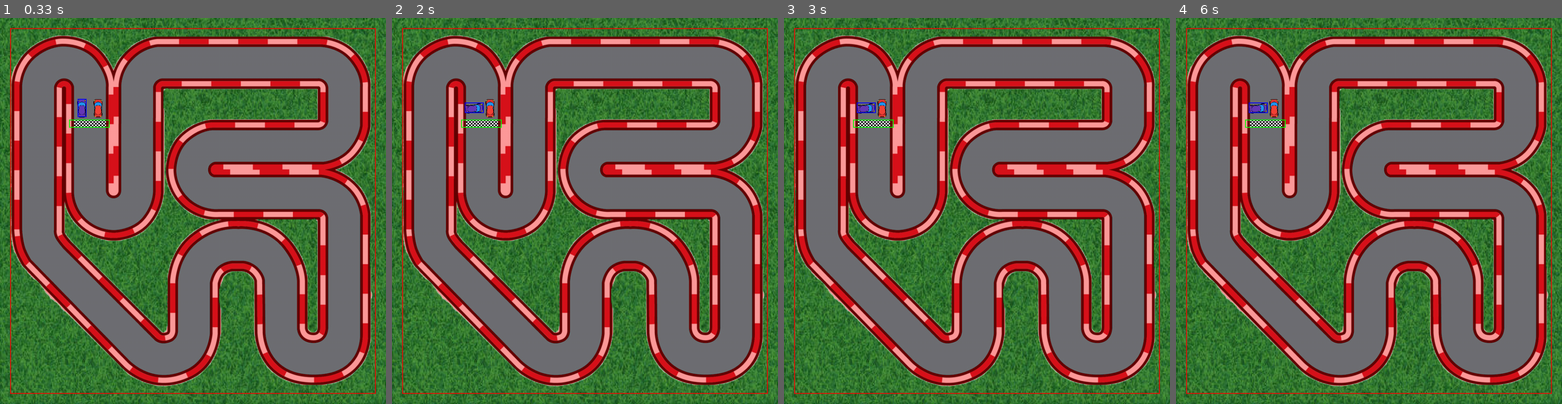
Above: before the commit, frames 1-4 (left to right).
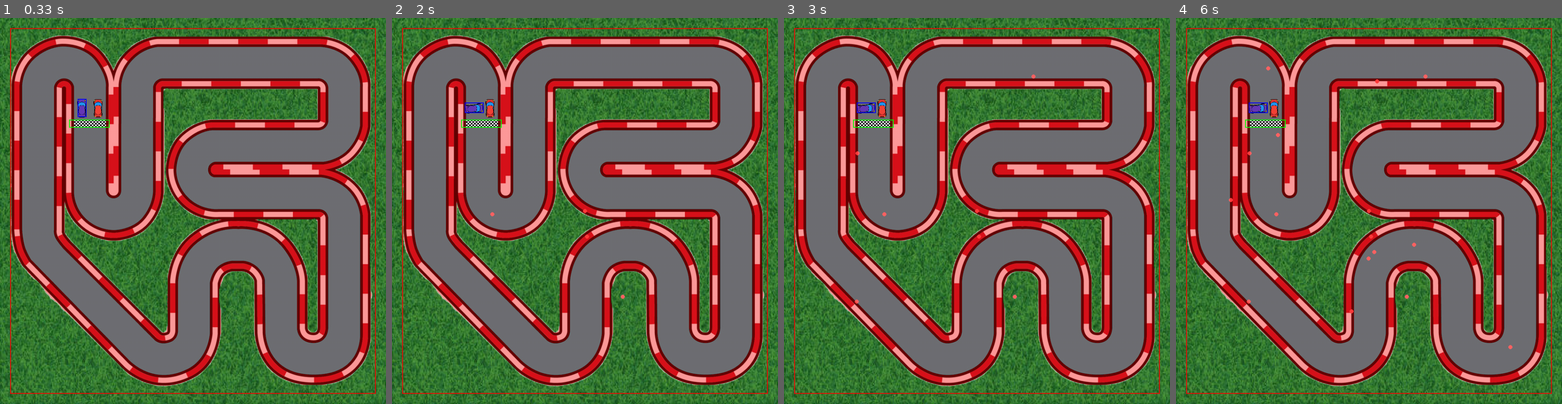
Above: after the commit, the same moments.

Repository: AmirmasoudCS/Pygame-Course
Game: pygame game, started from project_04/main.py
Same seed, same stepped clock (60 frames per second), same inputs: the game is played once before the commit and once after it.
Inputs (mouse positions are in pixels of both pictures, inside the frame that each line leads up to):
- Up to frame 1 (0.33 s): no input
- Up to frame 2 (2 s): click (585, 211) at 0.38 s; hold D 0.67-1.13 s; move the mouse to (569, 226) at 0.7 s; click (585, 238) at 1.22 s; click (492, 214) at 1.55 s; click (623, 295) at 1.88 s
- Up to frame 3 (3 s): click (857, 153) at 2.22 s; click (857, 299) at 2.55 s; click (1034, 75) at 2.88 s
- Up to frame 4 (6 s): click (1511, 346) at 3.22 s; click (1415, 245) at 3.55 s; click (1268, 68) at 3.88 s; click (1376, 79) at 4.22 s; click (1276, 133) at 4.55 s; click (1230, 199) at 4.88 s; click (1349, 311) at 5.22 s; click (1372, 253) at 5.55 s; click (1369, 257) at 5.88 s

Frame 1 is identical in both runs. In frame 2, less than 0.1% of the frame differs, in the area x 25-61%, y 49-73%; in frame 3, less than 0.1%; in frame 4, 0.2%, in the area x 13-88%, y 12-86%.

Commit message:
Adding a functionality to our loop to get the positions of the car

Diff:
--- a/project_04/main.py
+++ b/project_04/main.py
@@ -242,6 +242,10 @@
             if event.type == pygame.QUIT:
                 run = False
 
+            if event.type == pygame.MOUSEBUTTONDOWN:
+                pos = pygame.mouse.get_pos()
+                computer_car.path.append(pos)
+
         move_player(player_car)
 
         finish_poi_collide = player_car.collide(FINISH_MASK, *FINISH_POSITION)
@@ -256,6 +260,7 @@
         draw(WIN)
         pygame.display.update()
 
+    print(computer_car.path)
     pygame.quit()
 
 
